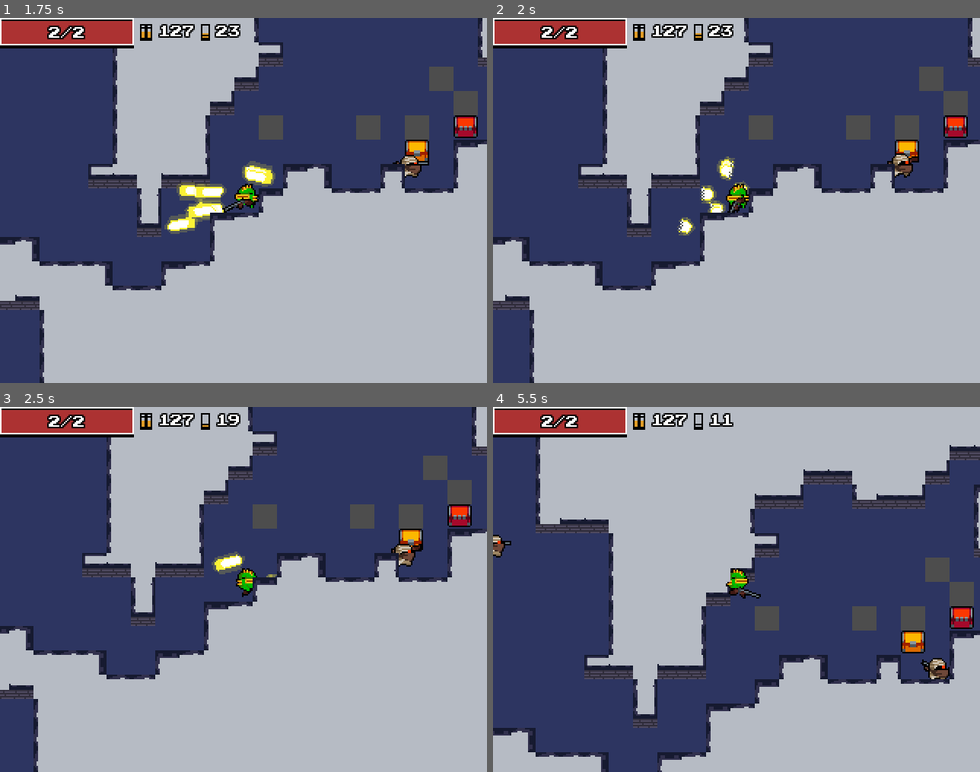
Above: before the commit, frames 1-4 (two rows, left to right).
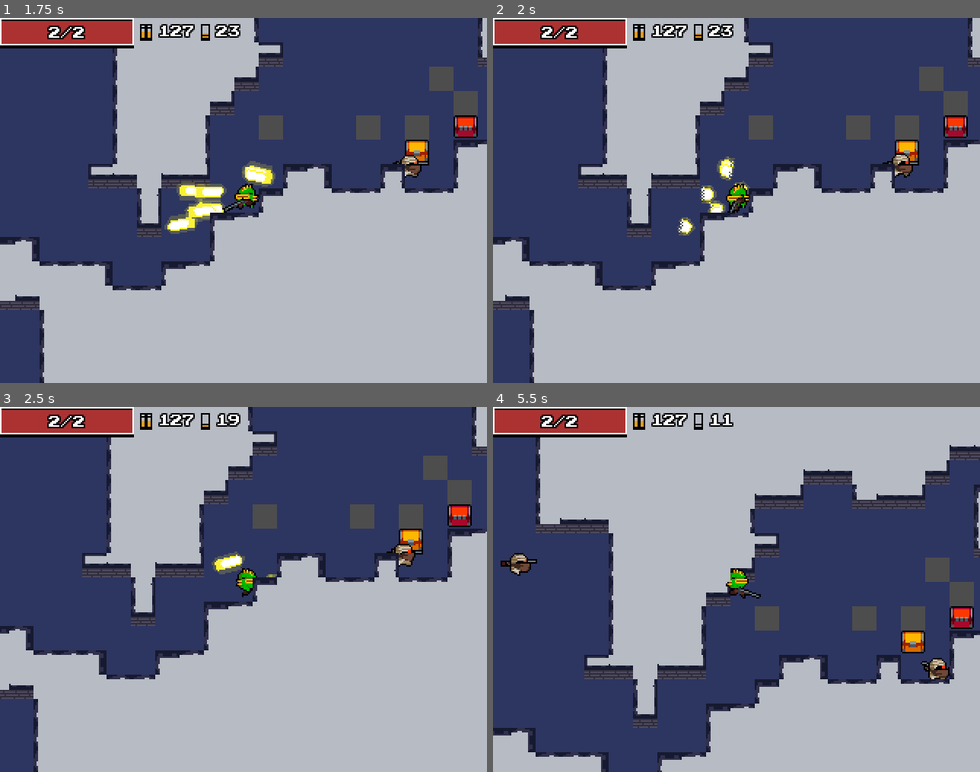
Above: after the commit, the same moments.

Repository: Tuzapeno/nuclear-throne-copy
Game: Godot game, scene res://Scenes/main.tscn
Same seed, same stepped clock (60 frames per second), same inputs: the game is played once before the commit and once after it.
Inputs (mouse positions are in pixels of both pictures, inside the frame that each line leads up to):
- Up to frame 1 (1.75 s): click "Play" at 0.5 s; click (243, 200) at 1.25 s
- Up to frame 2 (2 s): no input
- Up to frame 3 (2.5 s): tap Enter at 2 s; move the mouse to (350, 571) at 2.02 s; press the mouse at (350, 571) at 2.03 s; hold D (move_right) from 2.03 s (still down)
- Up to frame 4 (5.5 s): move the mouse to (639, 607) at 2.77 s; release D (move_right) at 2.78 s; release the mouse at (639, 607) at 2.78 s; hold S (move_down) 2.78-3.53 s; tap Space (swap_weapons) at 2.85, 5.1 s; move the mouse to (785, 509) at 3.52 s; hold D (move_right) 3.53-4.28 s; tap E (use) at 3.6 s; move the mouse to (712, 662) at 4.27 s; hold W (move_up) 4.28-5.03 s; click (712, 662) at 4.35 s; move the mouse to (882, 644) at 5.02 s; hold A (move_left) from 5.03 s (still down)

Frame 1 is identical in both runs. In frame 2, less than 0.1% of the frame differs, in the area x 80-88%, y 37-41%; in frame 3, less than 0.1%; in frame 4, 0.4%, in the area x 0-89%, y 35-71%.

Commit message:
feat(Ammo): Implement ammo pickup system and create ammo drop scene

Diff:
--- /dev/null
+++ b/Scenes/ammo_drop.tscn
@@ -0,0 +1,17 @@
+[gd_scene load_steps=5 format=3 uid="uid://cwjcihixhftb8"]
+
+[ext_resource type="PackedScene" uid="uid://bu4y5tdmb4v4y" path="res://Scenes/item_drop.tscn" id="1_qgudu"]
+[ext_resource type="Texture2D" uid="uid://dahhph8soh5w0" path="res://Assets/Guns/Ammo/ammo_pickup.png" id="2_1icc6"]
+[ext_resource type="Script" path="res://Scripts/ammo_drop.gd" id="2_ptgfr"]
+
+[sub_resource type="RectangleShape2D" id="RectangleShape2D_4i5nw"]
+size = Vector2(8, 8)
+
+[node name="AmmoDrop" instance=ExtResource("1_qgudu")]
+script = ExtResource("2_ptgfr")
+
+[node name="Sprite2D" parent="." index="0"]
+texture = ExtResource("2_1icc6")
+
+[node name="CollisionShape2D" parent="." index="1"]
+shape = SubResource("RectangleShape2D_4i5nw")
--- a/Scenes/bandit.tscn
+++ b/Scenes/bandit.tscn
@@ -109,11 +109,12 @@
 [node name="WalkTimer" type="Timer" parent="."]
 autostart = true
 
-[node name="StopTimer" type="Timer" parent="."]
-
 [node name="AimTimer" type="Timer" parent="."]
 one_shot = true
 
 [node name="ShootTimer" type="Timer" parent="."]
-wait_time = 2.0
 one_shot = true
+
+[connection signal="timeout" from="WalkTimer" to="." method="_on_walk_timer_timeout"]
+[connection signal="timeout" from="AimTimer" to="." method="_on_aim_timer_timeout"]
+[connection signal="timeout" from="ShootTimer" to="." method="_on_shoot_timer_timeout"]
--- /dev/null
+++ b/Scenes/item_drop.tscn
@@ -0,0 +1,10 @@
+[gd_scene load_steps=2 format=3 uid="uid://bu4y5tdmb4v4y"]
+
+[ext_resource type="Script" path="res://Scripts/item_drop.gd" id="1_hdq6s"]
+
+[node name="ItemDrop" type="Area2D"]
+script = ExtResource("1_hdq6s")
+
+[node name="Sprite2D" type="Sprite2D" parent="."]
+
+[node name="CollisionShape2D" type="CollisionShape2D" parent="."]
--- a/Scenes/player.tscn
+++ b/Scenes/player.tscn
@@ -91,10 +91,14 @@
 [sub_resource type="RectangleShape2D" id="RectangleShape2D_a01bv"]
 size = Vector2(12, 6.75)
 
-[node name="Player" type="CharacterBody2D"]
+[sub_resource type="CircleShape2D" id="CircleShape2D_w24b8"]
+radius = 31.0161
+
+[node name="Player" type="CharacterBody2D" node_paths=PackedStringArray("pickup_area")]
 z_index = 1
 y_sort_enabled = true
 script = ExtResource("1_armlr")
+pickup_area = NodePath("PickupArea")
 
 [node name="AnimatedSprite2D" type="AnimatedSprite2D" parent="."]
 y_sort_enabled = true
@@ -113,3 +117,11 @@
 [node name="Sprite2D" type="Sprite2D" parent="."]
 visible = false
 texture = ExtResource("4_lc4hs")
+
+[node name="PickupArea" type="Area2D" parent="."]
+position = Vector2(0, -5)
+
+[node name="CollisionShape2D" type="CollisionShape2D" parent="PickupArea"]
+shape = SubResource("CircleShape2D_w24b8")
+
+[connection signal="area_entered" from="PickupArea" to="." method="_on_pickup_area_area_entered"]
--- a/Scripts/Player/player.gd
+++ b/Scripts/Player/player.gd
@@ -3,6 +3,7 @@
 
 # Variables
 @export var speed: float = 150.0  # Player speed
+@export var pickup_area: Area2D
 
 # Nodes
 @onready var animsprite2D: AnimatedSprite2D = $AnimatedSprite2D
@@ -137,7 +138,7 @@
 
 # Drop the primary weapon and set the new one
 func drop_primary_weapon() -> void:
-    var drop_scene: PackedScene = load(Globals.weapon_drop_scene_path + weapon_primary.weapon_resource.my_name.to_lower() + "_drop.tscn")
+    var drop_scene: PackedScene = load(Globals.weapon_drop_scene_path + weapon_primary.get_weapon_name().to_lower() + "_drop.tscn")
     var drop: WeaponDrop = drop_scene.instantiate()
     drop.position = Globals.player.global_position
     remove_child(weapon_primary)
@@ -166,3 +167,13 @@
     if health <= 0:
         return true
     return false
+
+func get_primary_weapon() -> Weapon:
+    return weapon_primary
+
+func get_extra_weapon() -> Weapon:
+    return weapon_extra
+
+func _on_pickup_area_area_entered(area: Area2D) -> void:
+    if area is ItemDrop:
+        area.pull()
--- a/Scripts/Singletons/ammo_manager.gd
+++ b/Scripts/Singletons/ammo_manager.gd
@@ -20,6 +20,19 @@
     ammo[type] = int(clamp(ammo[type] + amount, 0, MAX_AMMO[type]))
     SignalBus.ammo_changed.emit(type, ammo[type])
 
+func add_ammo_pickup(type: int) -> void:
+    match type:
+        AmmoTypes.BULLET_TYPE:
+            add_ammo(type, 32)
+        AmmoTypes.ENERGY_TYPE:
+            add_ammo(type, 10)
+        AmmoTypes.SHELL_TYPE:
+            add_ammo(type, 10)
+        AmmoTypes.EXPLOSIVE_TYPE:
+            add_ammo(type, 10)
+        AmmoTypes.BOLT_TYPE:
+            add_ammo(type, 10)
+
 func spend_ammo(type: int, amount: int) -> void:
     add_ammo(type, -amount)
 
@@ -31,3 +44,38 @@
     for type in MAX_AMMO.keys():
         ammo[type] = MAX_AMMO[type] / 2
         SignalBus.ammo_changed.emit(type, ammo[type])
+
+func ammo_full(type: int) -> bool:
+    return ammo[type] == MAX_AMMO[type]
+
+func get_max_ammo(type: int) -> int:
+    return MAX_AMMO[type]
+
+func get_ammo(type: int) -> int:
+    return ammo[type]
+
+## Returns a dynamic chance of dropping ammo.
+## The lower the ammo the higher the chance.
+func ammo_drop_chance() -> bool:
+    if not Globals.player:
+        return false
+
+    var limit: float = 0.50
+    var primary = Globals.player.get_primary_weapon()
+    var extra = Globals.player.get_extra_weapon()
+    var current_ammo: float = 0
+    var max_ammo: float = 0
+
+    if primary:
+        current_ammo += get_ammo(primary.get_ammo_type())
+        max_ammo += get_max_ammo(primary.get_ammo_type())
+
+    if extra:
+        current_ammo += get_ammo(extra.get_ammo_type())
+        max_ammo += get_max_ammo(extra.get_ammo_type())
+
+    var chance: float = limit * (1 - (current_ammo / max_ammo))
+
+    #print("Chance: ", chance)
+
+    return randf() < chance
--- /dev/null
+++ b/Scripts/ammo_drop.gd
@@ -0,0 +1,22 @@
+extends ItemDrop
+
+# If the player picks up ammo we do the following order:
+# 1. Give ammo to the primary weapon if not full
+# 2. Give ammo to the secondary weapon if not full
+# 3. Give ammo to a random ammo type if both full
+
+func pickup_action() -> void:
+	if not Globals.player:
+		return
+
+	var primary = Globals.player.get_primary_weapon()
+	var extra = Globals.player.get_extra_weapon()
+
+	if not extra:
+		AmmoManager.add_ammo_pickup(primary.get_ammo_type())
+		return
+
+	if randf() < 0.5:
+		AmmoManager.add_ammo_pickup(primary.get_ammo_type())
+	else:
+		AmmoManager.add_ammo_pickup(extra.get_ammo_type())
--- a/Scripts/bandit.gd
+++ b/Scripts/bandit.gd
@@ -3,43 +3,43 @@
 
 signal died
 
+var ammo_drop_scene: PackedScene = preload("res://Scenes/ammo_drop.tscn")
+
 @onready var animation_sprite: AnimatedSprite2D = $AnimatedSprite2D
 @onready var walk_timer: Timer = $WalkTimer
-@onready var stop_timer: Timer = $StopTimer
 @onready var shoot_timer: Timer = $ShootTimer
 @onready var aim_timer: Timer = $AimTimer
 
 @onready var weapon: BanditGun = $BanditGun
 
+const shoot_time: float = 2.5
+const aim_time: float = 2.0
+
 var target_position = Vector2.ZERO
 var speed = 50
 var stop_distance = 5
-var moving_lock = false
+var moving = false
 var distante_to_player: float = 0
+
+var distance_to_walk: float = 0
+var distance_walked: float = 0
 
 var health: float = 2
 
 func _on_walk_timer_timeout():
 	var direction = Vector2(randf_range(-1, 1), randf_range(-1, 1)).normalized()
-	var distance = randi_range(25, 50)
-	target_position = global_position + direction * distance
+	distance_to_walk = randf_range(speed, speed*2)
 	velocity = direction * speed
+	moving = true
 
-func _on_stop_timer_timeout():
-	stop_moving()
-
-func _on_ShootTimer_timeout():
+func _on_shoot_timer_timeout():
 	weapon.fire()
 
-func _on_AimTimer_timeout():
+func _on_aim_timer_timeout():
 	if Globals.player != null:
 		weapon.aim(Globals.player.global_position)
 
 func _ready():
-	stop_timer.connect(stop_timer.timeout.get_name(), _on_stop_timer_timeout)
-	walk_timer.connect(walk_timer.timeout.get_name(), _on_walk_timer_timeout)
-	shoot_timer.connect(shoot_timer.timeout.get_name(), _on_ShootTimer_timeout)
-	aim_timer.connect(aim_timer.timeout.get_name(), _on_AimTimer_timeout)
 	walk_timer.start(randi_range(2, 3))
 
 func _process(_delta):
@@ -51,24 +51,21 @@
 
 		if distante_to_player <= 150:
 			if shoot_timer.is_stopped():
-				shoot_timer.start(1)
+				shoot_timer.start(shoot_time)
 			if aim_timer.is_stopped():
-				aim_timer.start(0.5)
+				aim_timer.start(aim_time)
 		else:
 			shoot_timer.stop()
 			aim_timer.stop()
 
 	if health <= 0:
-		died.emit()
-		queue_free()
+		die()
 
-	if global_position.distance_to(target_position) < stop_distance:
+	# Walk logic
+	if distance_walked >= distance_to_walk and moving:
 		stop_moving()
-	elif stop_timer.is_stopped() and not moving_lock:
-		stop_timer.start(4)
-		moving_lock = true
-
-
+	else:
+		distance_walked += velocity.length() * _delta
 
 func handle_animation():
 	if velocity.length() > 0:
@@ -83,12 +80,10 @@
 
 
 func stop_moving():
-	if not stop_timer.is_stopped():
-		stop_timer.stop()
-
 	velocity = Vector2.ZERO
 	walk_timer.start(randi_range(2, 3))
-	moving_lock = false
+	moving = false
+	distance_walked = 0
 
 # Returns if kills instance
 func get_damage(value: float) -> bool:
@@ -96,3 +91,14 @@
 	if health <= 0:
 		return true
 	return false
+
+func die() -> void:
+	died.emit()
+	drop_item()
+	queue_free()
+
+func drop_item() -> void:
+	if AmmoManager.ammo_drop_chance():
+		var ammo_drop = ammo_drop_scene.instantiate()
+		ammo_drop.global_position = global_position
+		add_sibling(ammo_drop)
--- /dev/null
+++ b/Scripts/item_drop.gd
@@ -0,0 +1,29 @@
+class_name ItemDrop
+extends Area2D
+
+var pulling: bool = false
+var pull_speed: float = 200
+var distance_threshold: float = 10
+
+func pickup_action() -> void:
+	pass
+
+func pull() -> void:
+	pulling = true
+
+func _process(delta: float) -> void:
+	if not pulling:
+		return
+
+	if not Globals.player:
+		return
+
+	var player_pos := Globals.player.global_position
+
+	var direction = (player_pos - global_position).normalized()
+	global_position += direction * pull_speed * delta
+
+	if global_position.distance_to(player_pos) < distance_threshold:
+		pulling = false
+		pickup_action()
+		queue_free()
Binary file added: Assets/Guns/Ammo/ammo_pickup.png
Not shown, added: Assets/Guns/Ammo/ammo_pickup.png.import
Not shown: 1 places in Scenes/player.tscn that only renumber resources
